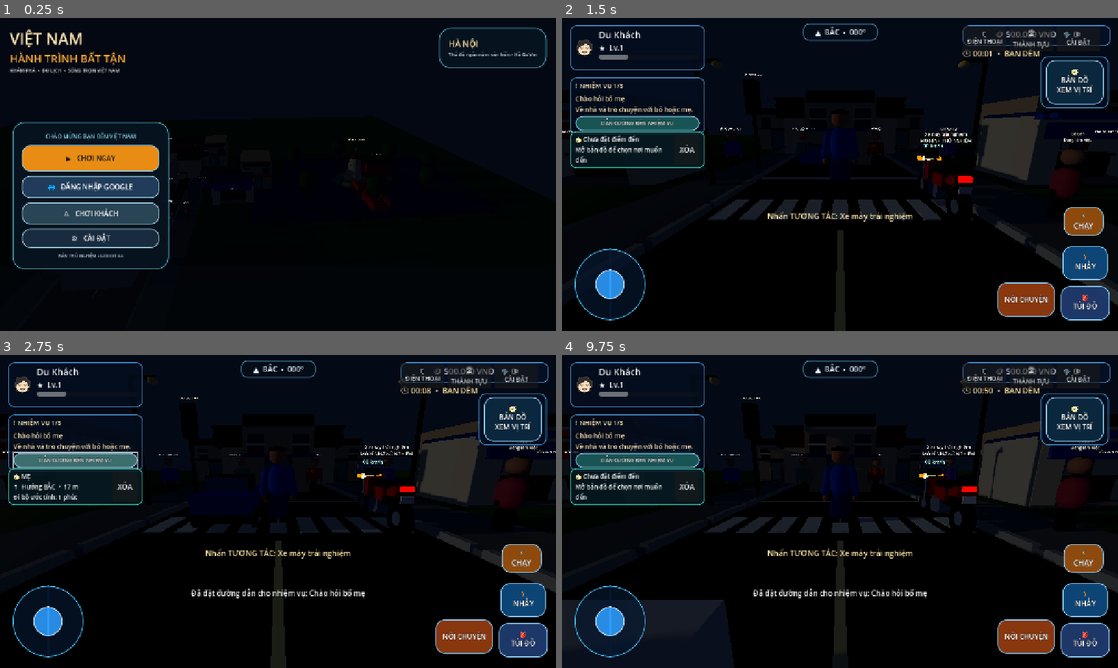
Above: before the commit, frames 1-4 (two rows, left to right).
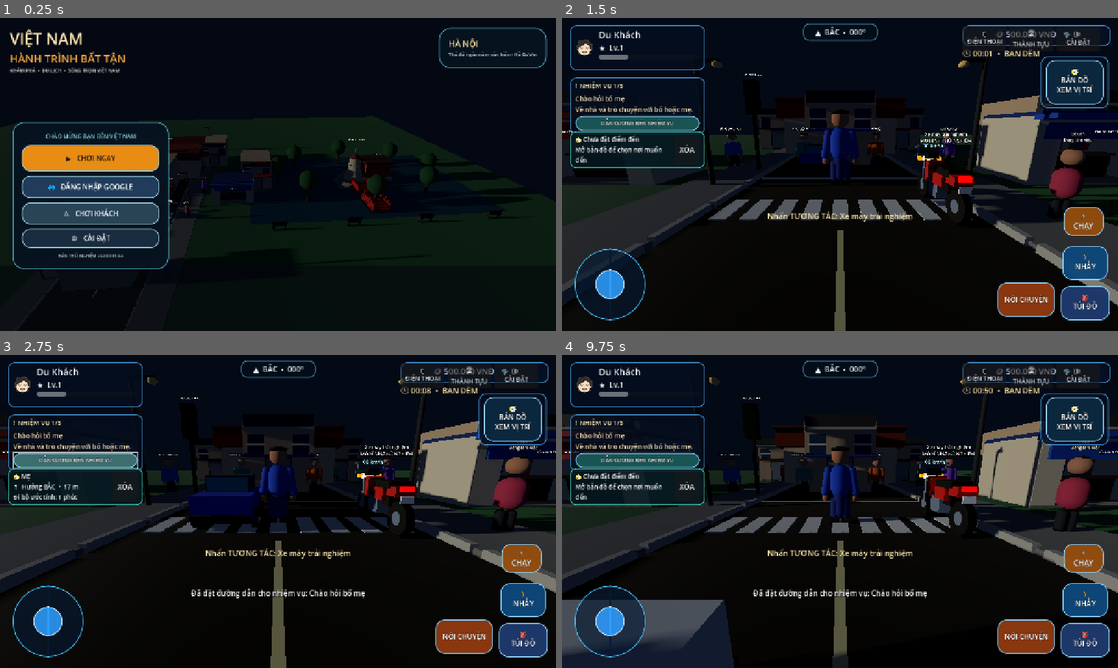
Above: after the commit, the same moments.

Repository: temu838655-dev/Vi-t-Nam-Du-L-ch
Game: Godot game, scene res://scenes/main.tscn
Same seed, same stepped clock (60 frames per second), same inputs: the game is played once before the commit and once after it.
Inputs:
- Up to frame 1 (0.25 s): no input
- Up to frame 2 (1.5 s): click "▶ CHƠI NGAY" at 0.5 s; click "BẮT ĐẦU HÀNH TRÌNH MỚI" at 1.25 s
- Up to frame 3 (2.75 s): click "DẪN ĐƯỜNG ĐẾN NHIỆM VỤ" at 2 s
- Up to frame 4 (9.75 s): click "XÓA" at 2.75 s; click "📱 ĐIỆN THOẠI" at 3.5 s; click "🏆 THÀNH TỰU" at 4.25 s; click "⚙ CÀI ĐẶT" at 5 s; click "🧭 BẢN ĐỒ XEM VỊ TRÍ" at 5.75 s; click "🏃 NHẢY" at 6.5 s; click "⚡ CHẠY" at 7.25 s; click "NÓI CHUYỆN" at 8 s; click "🎒 TÚI ĐỒ" at 8.75 s; click "ĐÓNG" at 9.5 s

The runs differ from the first frame. In frame 1, 3.7% of the frame differs, in the area x 30-100%, y 31-76%; in frame 2, 14%; in frame 3, 13%; in frame 4, 17%, in the area x 0-100%, y 7-97%.

Commit message:
Improve nighttime visibility and prevent black gameplay scenes

Diff:
--- a/Godot/scripts/main.gd
+++ b/Godot/scripts/main.gd
@@ -93,12 +93,12 @@
 	var horizon_sky := Color(0.92, 0.42, 0.24)
 	environment.background_color = night_sky.lerp(day_sky, daylight).lerp(horizon_sky, warm_horizon * 0.62)
 	environment.ambient_light_color = Color(0.12, 0.16, 0.27).lerp(Color(0.78, 0.82, 0.86), daylight)
-	environment.ambient_light_energy = lerpf(0.28, 0.82, daylight)
+	environment.ambient_light_energy = lerpf(0.58, 0.92, daylight)
 	if is_instance_valid(sun_light):
 		var daylight_color := Color(1.0, 0.97, 0.88)
 		var sunset_color := Color(1.0, 0.58, 0.34)
 		sun_light.light_color = daylight_color.lerp(sunset_color, warm_horizon * 0.78)
-		sun_light.light_energy = lerpf(0.025, 1.15, daylight)
+		sun_light.light_energy = lerpf(0.22, 1.35, daylight)
 		sun_light.rotation = Vector3(deg_to_rad(-10.0 - daylight * 68.0), deg_to_rad(hour * 15.0 - 90.0), 0.0)
 
 func _notification(what: int) -> void:
